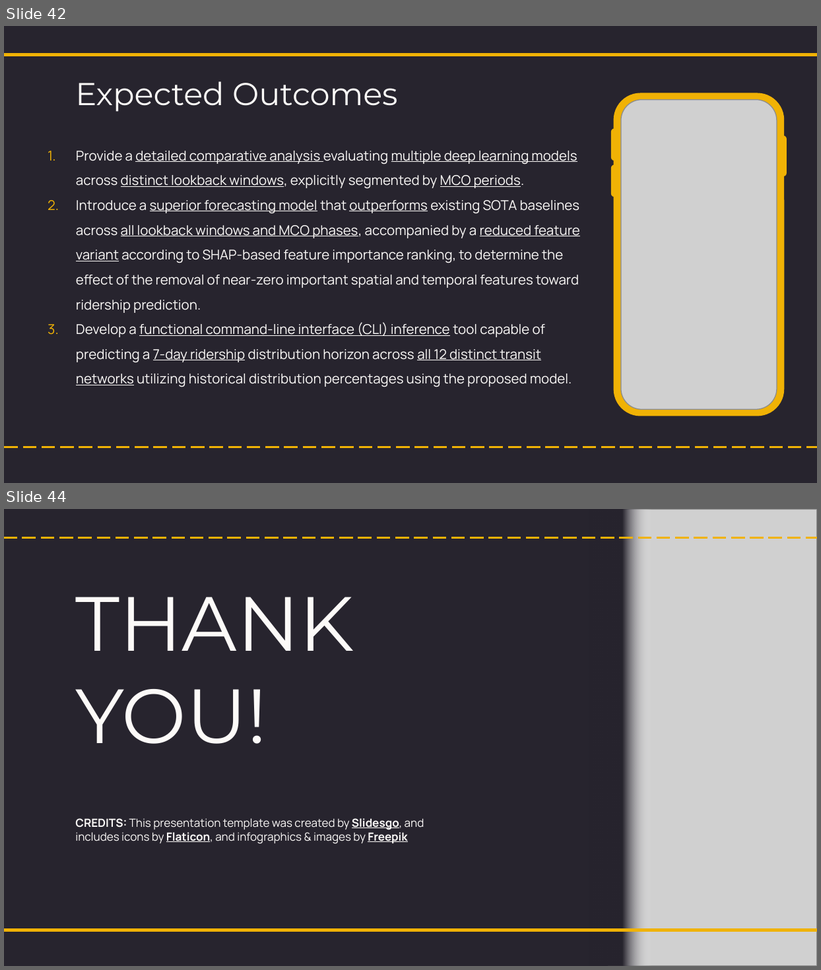
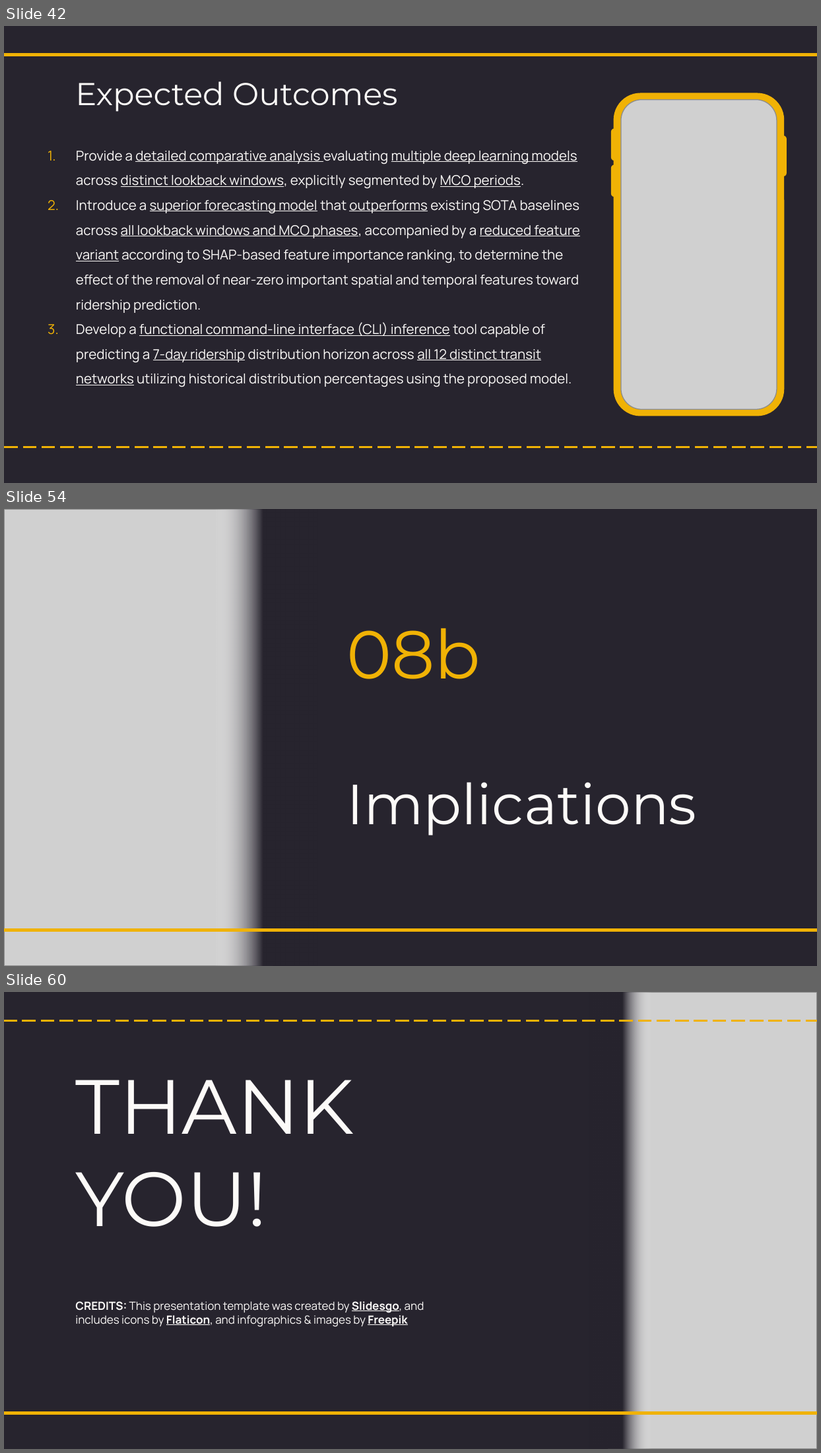
Before and after one commit to NightfuryEquinn/Ridership, a slide deck: docs/24202141_yipzixian_p1_presentation_revised.pptx. Shown one above the other, each under a label of ours: slides 42 and 44 before the commit, slides 42, 54 and 60 after it; the slides between them are not shown. The pictures are 821x970 and 821x1453 pixels, drawn with LibreOffice and Linux fonts; fonts in the diff are those of the drawing; grey boxes stand for pictures. Boxes give left, top, right and bottom in pixels: in the first picture for what was removed or moved away, otherwise in the second. Text is boxed around its words. In the diff, an @@ line names an element or a change of style, - is before the commit and + after.

```diff
--- a/docs/24202141_yipzixian_p1_presentation_revised.pptx
+++ b/docs/24202141_yipzixian_p1_presentation_revised.pptx
@@ slide 54 added at (4,509,817,966), background #27242E @@
@@ picture added at (4,509,273,966) @@
@@ rectangle added at (215,509,318,966), fill gradient #27242E to #FFFFFF @@
@@ title added at (347,628,481,679), 60 pt, text #F0B205 @@
+08b
@@ title added at (347,782,696,836), 50 pt, text #FCFAF8 @@
+Implications
@@ line added from (4, 930) to (817, 930), #F0B205 3 pt @@
@@ what was slide 44 is now slide 60 @@
```
Also in this commit, not shown: 4 slides changed, 15 other slides added, 4 other files.
